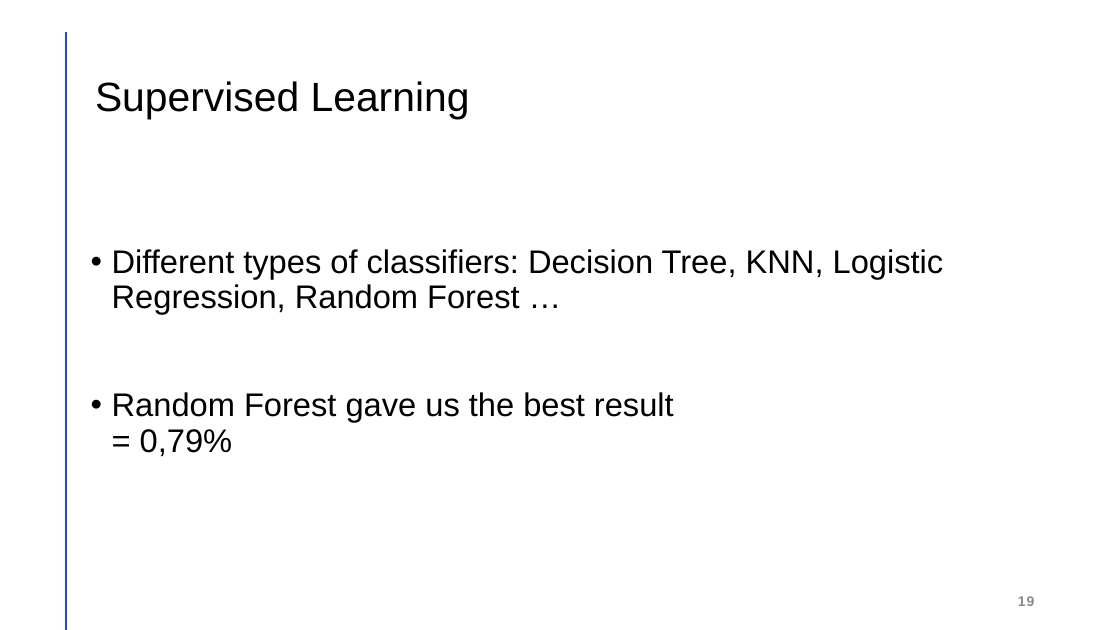
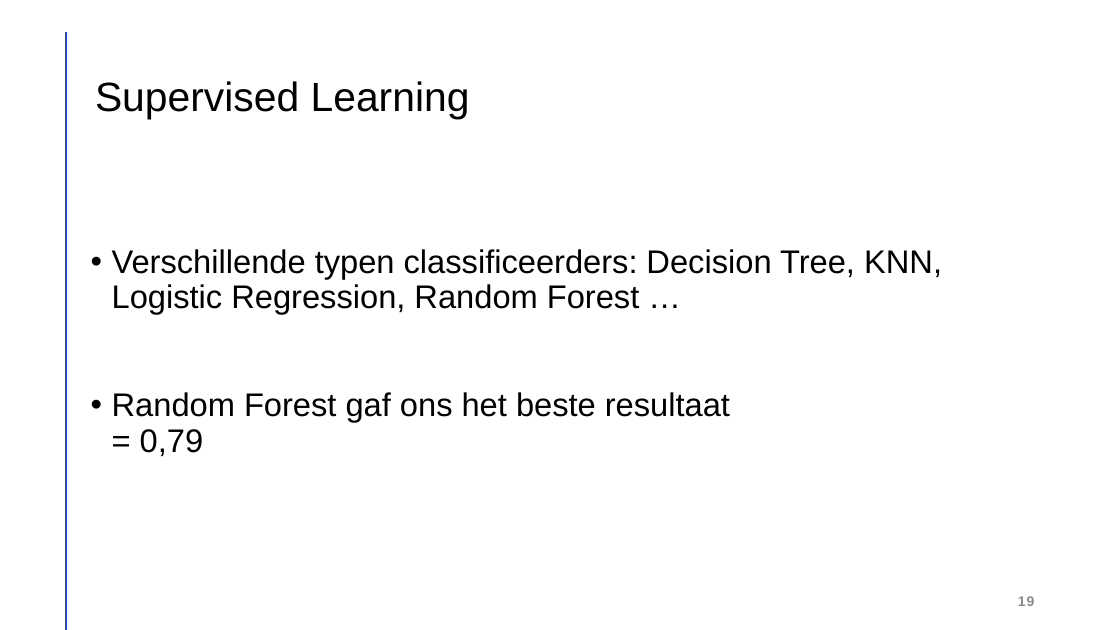
Before and after one commit to robinmonsere/Spaceship-Titanic, a slide deck: slide 19 of Documents/Spaceship titanic.pptx. Drawn at 1120x630 pixels with LibreOffice and Linux fonts; fonts in the diff are those of the drawing. Boxes give left, top, right and bottom in pixels: in the first picture for what was removed or moved away, otherwise in the second. Text is boxed around its words. In the diff, an @@ line names an element or a change of style, - is before the commit and + after.

```diff
--- a/Documents/Spaceship titanic.pptx
+++ b/Documents/Spaceship titanic.pptx
@@ text at bbox=[112, 249, 942, 457]: text changed @@
-• Different types of classifiers: Decision Tree, KNN, Logistic Regression, Random Forest …
-• Random Forest gave us the best result
-  = 0,79%
+• Verschillende typen classificeerders: Decision Tree, KNN, Logistic Regression, Random Forest …
+• Random Forest gaf ons het beste resultaat
+  = 0,79
```
Also in this commit, not shown: 11 other slides changed, 1 slide added, 2 other files.
